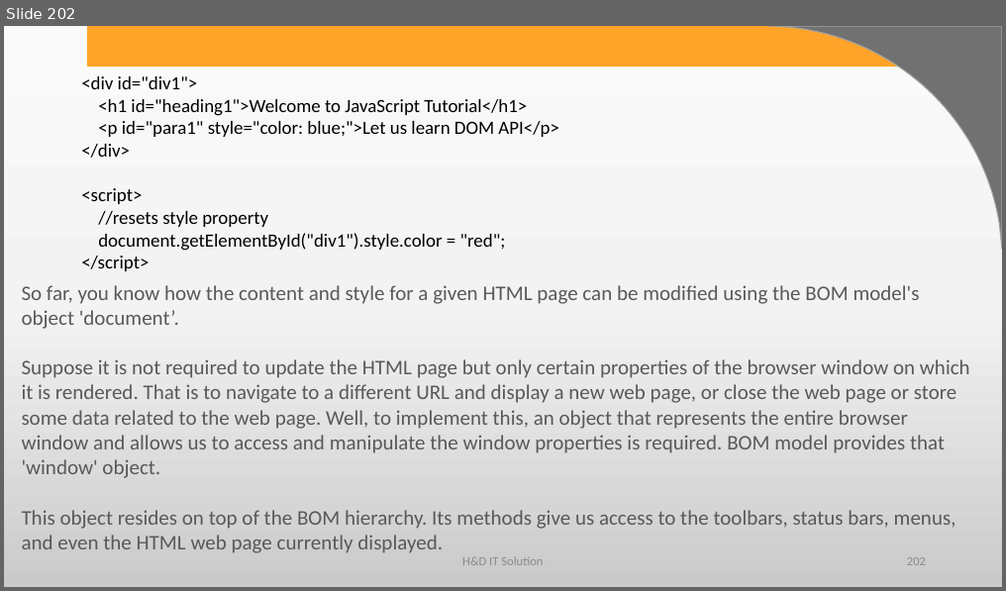
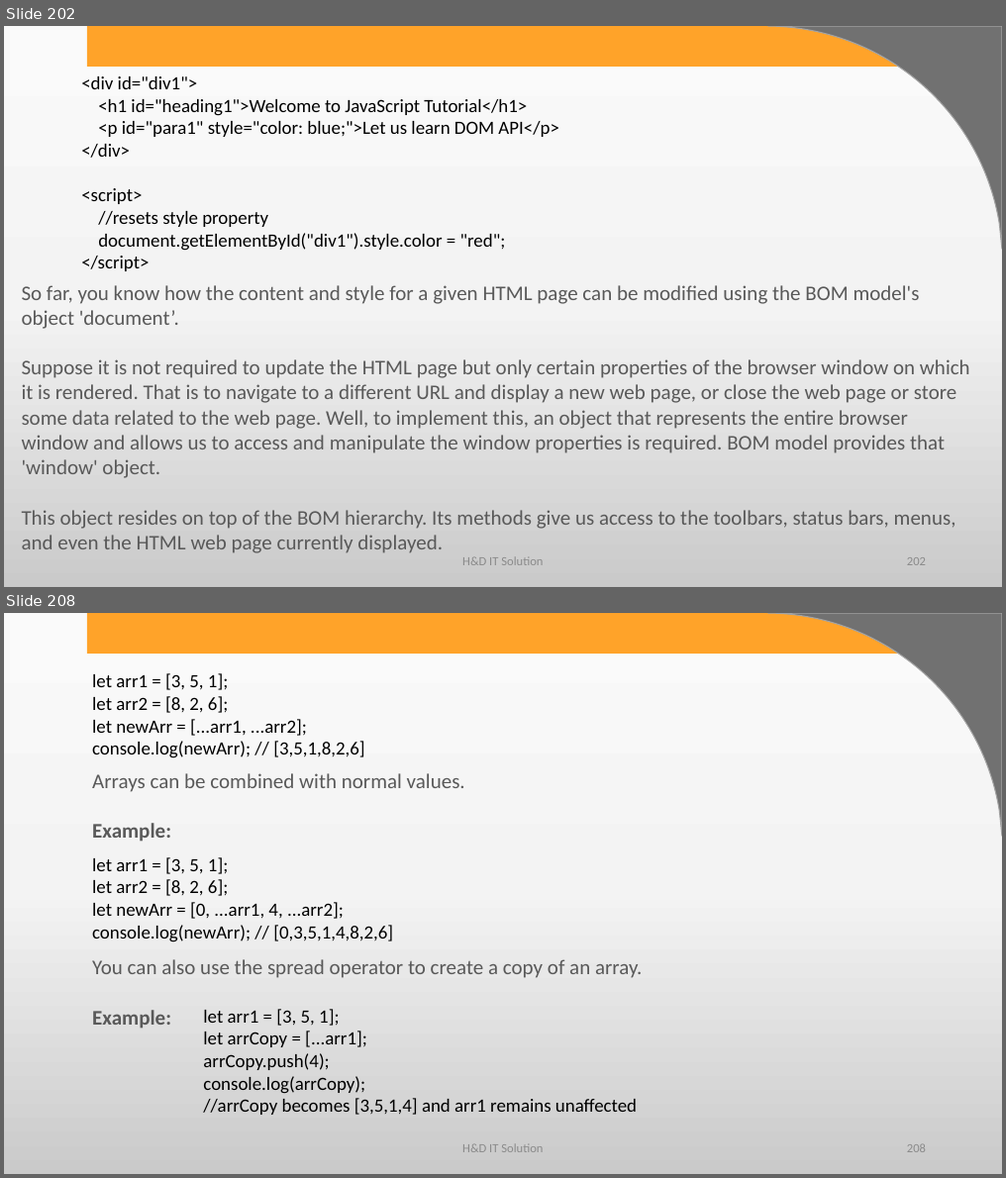
Before and after one commit to harshadasawant/javascript, a slide deck: ppt/JavaScript.pptx. Shown one above the other, each under a label of ours: slide 202 before the commit, slides 202 and 208 after it; the slides between them are not shown. The pictures are 1006x591 and 1006x1178 pixels, drawn with LibreOffice and Linux fonts; fonts in the diff are those of the drawing; background and template pictures are left out. Boxes give left, top, right and bottom in pixels: in the first picture for what was removed or moved away, otherwise in the second. Text is boxed around its words. In the diff, an @@ line names an element or a change of style, - is before the commit and + after.

Commit message:
array

```diff
--- a/ppt/JavaScript.pptx
+++ b/ppt/JavaScript.pptx
@@ slide 208 added at (x1=4, y1=613, x2=1002, y2=1174), background gradient #FBFBFB to #F4F4F4 to #CBCBCB; not listed: 2 template elements that a slide beside it also shows @@
@@ text added at (x1=92, y1=673, x2=364, y2=759), 18 pt, text #000000 @@
+let arr1 = [3, 5, 1];
+let arr2 = [8, 2, 6];
+let newArr = [...arr1, ...arr2];
+console.log(newArr); // [3,5,1,8,2,6]
@@ text added at (x1=92, y1=773, x2=465, y2=842), 20 pt, text #595959 @@
+Arrays can be combined with normal values.
+Example:
@@ text added at (x1=92, y1=858, x2=393, y2=943), 18 pt, text #000000 @@
+let arr1 = [3, 5, 1];
+let arr2 = [8, 2, 6];
+let newArr = [0, ...arr1, 4, ...arr2];
+console.log(newArr); // [0,3,5,1,4,8,2,6]
@@ text added at (x1=92, y1=959, x2=642, y2=1029), 20 pt, text #595959 @@
+You can also use the spread operator to create a copy of an array.
+Example:
@@ text added at (x1=203, y1=1009, x2=637, y2=1115), 18 pt, text #000000 @@
+let arr1 = [3, 5, 1];
+let arrCopy = [...arr1];
+arrCopy.push(4);
+console.log(arrCopy);
+//arrCopy becomes [3,5,1,4] and arr1 remains unaffected
@@ text added at (x1=462, y1=1145, x2=543, y2=1153), 12 pt, text #8C8C8C @@
+H&D IT Solution
@@ page number added at (x1=907, y1=1145, x2=926, y2=1153), 12 pt, text #8C8C8C @@
+208
```
Also in this commit, not shown: 23 other slides added, 1 other file.
